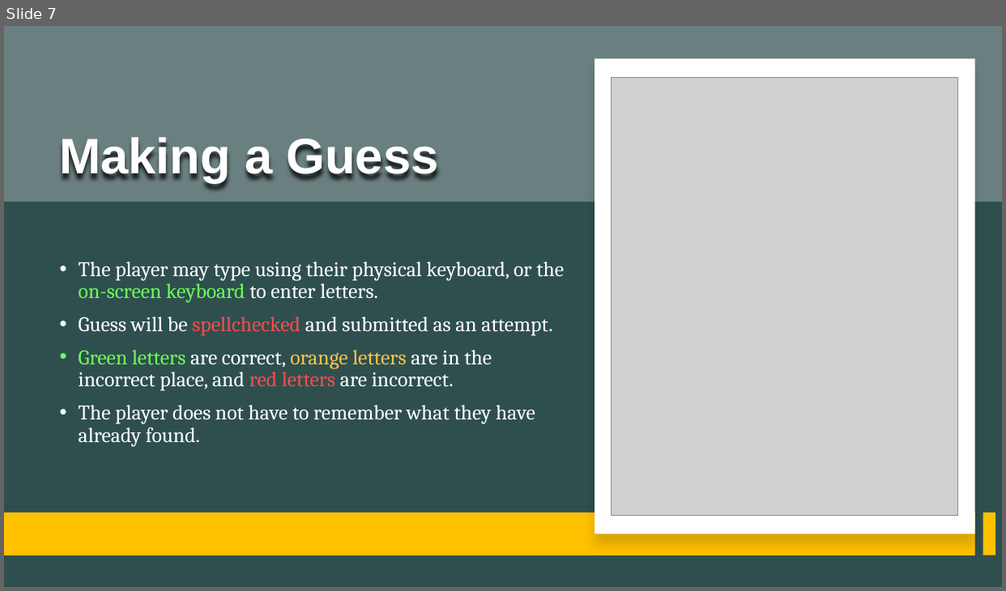
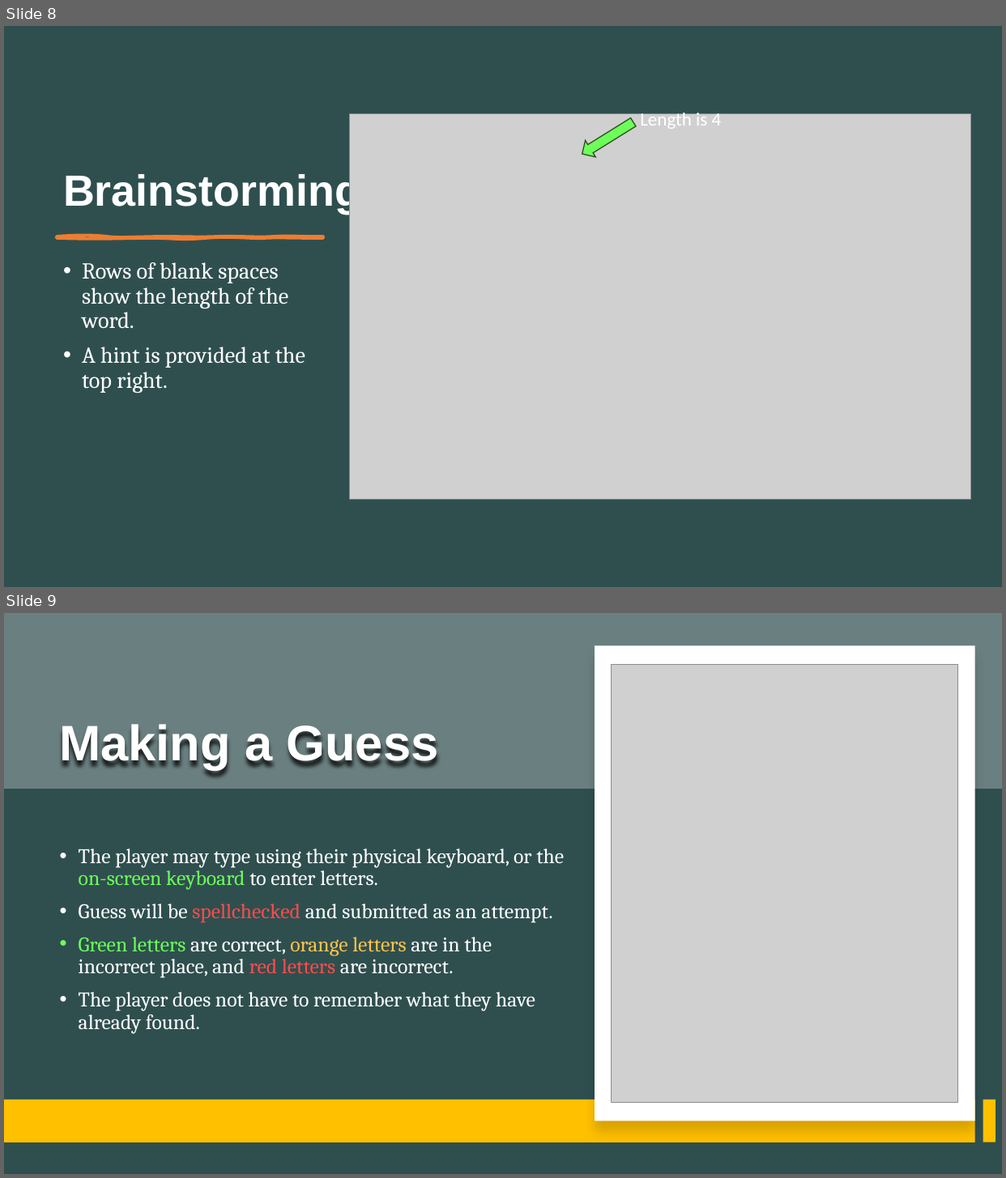
Before and after one commit to MatteoSalverio/ratlab, a slide deck: projects/crosswordle2/CrossWordle Presentation.pptx. Shown one above the other, each under a label of ours: slide 7 before the commit, slides 8 and 9 after it. The pictures are 1006x591 and 1006x1178 pixels, drawn with LibreOffice and Linux fonts; fonts in the diff are those of the drawing; grey boxes stand for pictures. Boxes give left, top, right and bottom in pixels: in the first picture for what was removed or moved away, otherwise in the second. Text is boxed around its words. In the diff, an @@ line names an element or a change of style, - is before the commit and + after.

```diff
--- a/projects/crosswordle2/CrossWordle Presentation.pptx
+++ b/projects/crosswordle2/CrossWordle Presentation.pptx
@@ slide 8 added at <box>4,26,1002,587</box>, background #2F4F4F @@
@@ picture added at <box>349,113,971,499</box> @@
@@ left arrow added at <box>577,114,638,162</box>, fill #6CFF59, outline #314C1F 1 pt @@
@@ text added at <box>640,109,722,129</box>, 18 pt, text #FFFFFF @@
+Length is 4
@@ title added at <box>63,171,361,213</box>, 42 pt, text #FFFFFF, bold @@
+Brainstorming
@@ freeform shape added at <box>57,237,323,238</box>, fill #ED7D31, outline #ED7D31 3 pt @@
@@ text added at <box>82,263,305,393</box>, 22 pt, text #FFFFFF @@
+• Rows of blank spaces show the length of the word.
+• A hint is provided at the top right.
@@ what was slide 7 is now slide 9 @@
```
Also in this commit, not shown: 3 slides changed, 4 other slides added, 1 slide removed, 3 other files.
